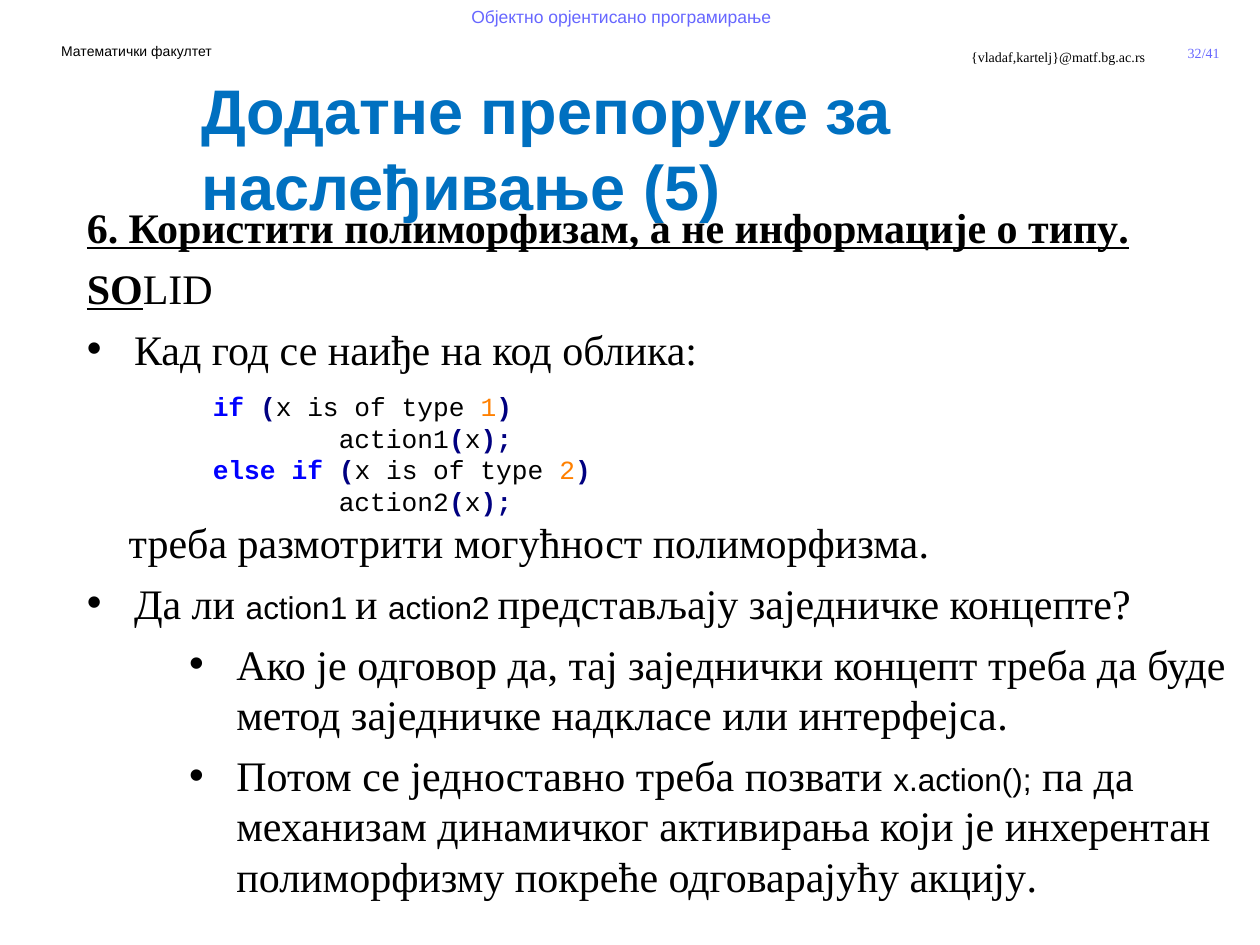
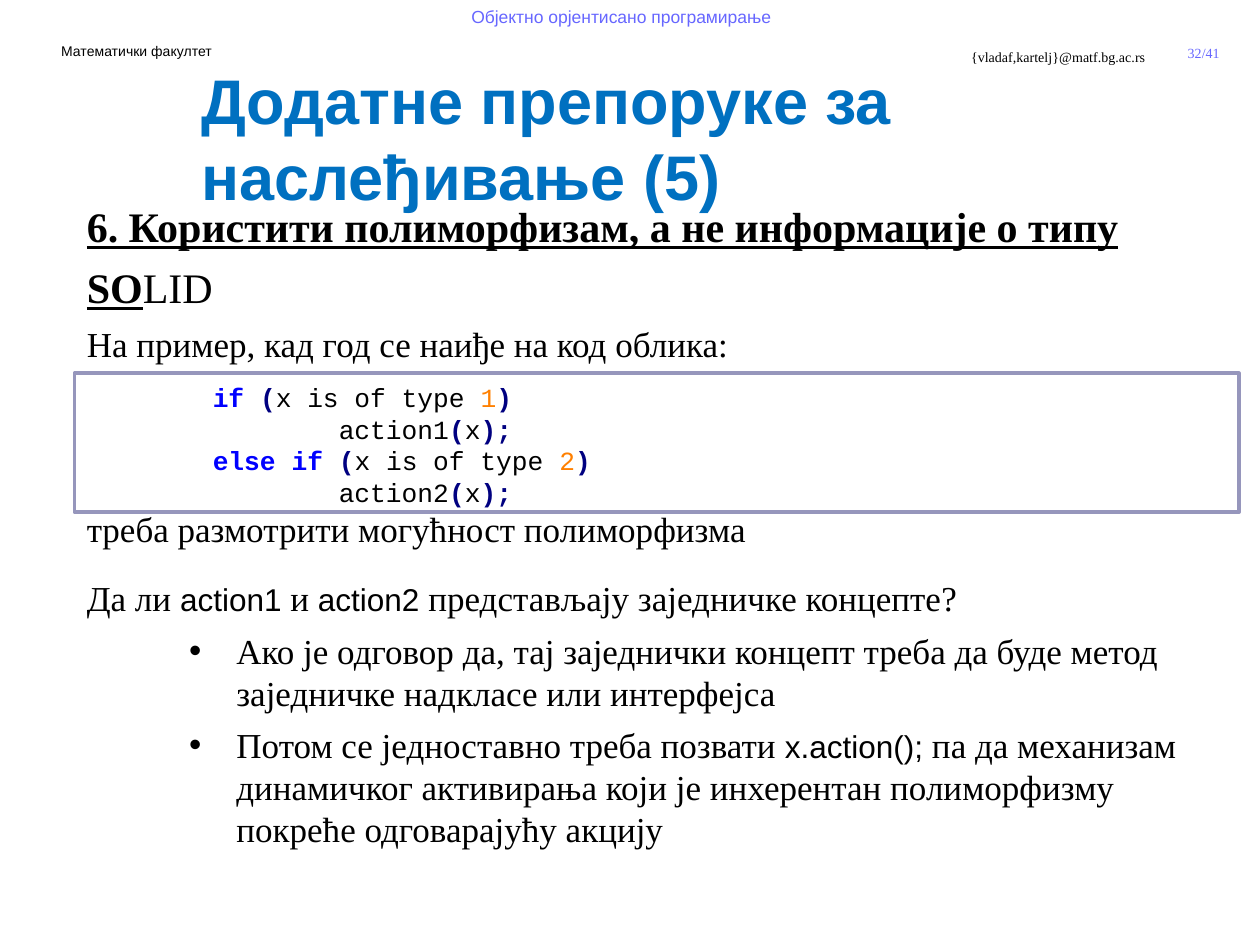
Before and after one commit to MatfOOP/OOP, a slide deck: slide 32 of predavanja/prezentacije/OOP11-Apstraktne klase i interfejsi.pptx. Drawn at 1260x945 pixels with LibreOffice and Linux fonts; fonts in the diff are those of the drawing; background and template pictures are left out. Boxes give left, top, right and bottom in pixels: in the first picture for what was removed or moved away, otherwise in the second. Text is boxed around its words. In the diff, an @@ line names an element or a change of style, - is before the commit and + after.

```diff
--- a/predavanja/prezentacije/OOP11-Apstraktne klase i interfejsi.pptx
+++ b/predavanja/prezentacije/OOP11-Apstraktne klase i interfejsi.pptx
@@ text "Додатне препоруке за наслеђивање (5)": place and size @@
-text "Додатне препоруке за наслеђивање (5)" at (201, 90, 891, 221)
+text "Додатне препоруке за наслеђивање (5)" at (201, 80, 891, 211)
@@ text at (87, 209, 1118, 251): text changed @@
-6. Користити полиморфизам, а не информације о типу.
+6. Користити полиморфизам, а не информације о типу
@@ text at (87, 332, 728, 364): text changed; size 24 to 20 pt @@
-• Кад год се наиђе на код облика:
+На пример, кад год се наиђе на код облика:
@@ rectangle added at (74, 373, 1239, 512), outline #9797BD 2 pt @@
@@ text at (87, 517, 746, 549): text changed; size 24 to 20 pt @@
-треба размотрити могућност полиморфизма.
+треба размотрити могућност полиморфизма
@@ text at (87, 587, 957, 619): size 24 to 20 pt in "Да ли и представљају заједничке концепте?"; bullet • to none @@
@@ text at (236, 639, 1176, 850): text changed; size 24 to 20 pt @@
-  • Ако је одговор да, тај заједнички концепт треба да буде метод заједничке надкласе или интерфејса.
-  • Потом се једноставно треба позвати x.action(); па да механизам динамичког активирања који је инхерентан полиморфизму покреће одговарајућу акцију.
+  • Ако је одговор да, тај заједнички концепт треба да буде метод заједничке надкласе или интерфејса
+  • Потом се једноставно треба позвати x.action(); па да механизам динамичког активирања који је инхерентан полиморфизму покреће одговарајућу акцију
```
Also in this commit, not shown: 4 other slides changed, 9 other files.
